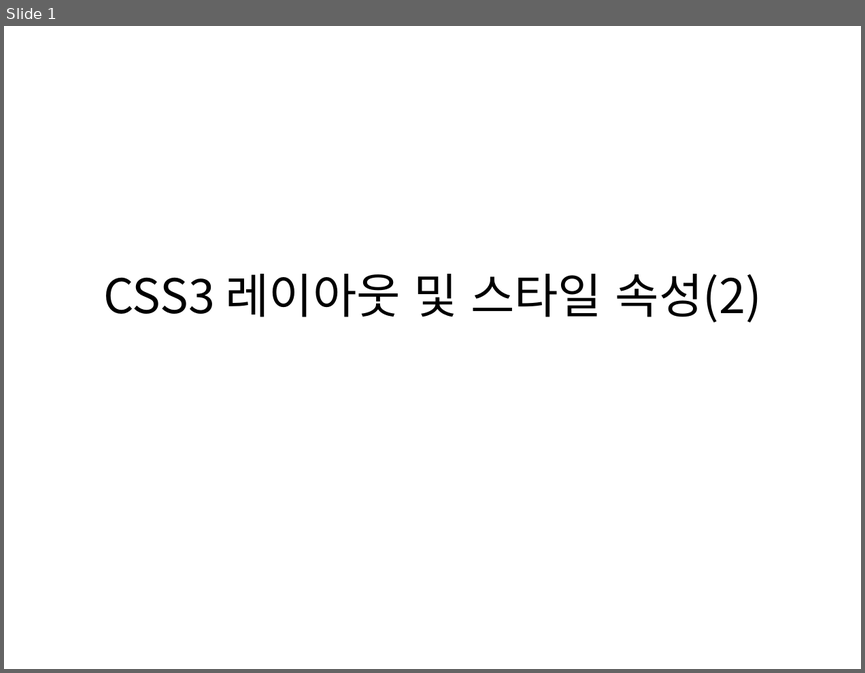
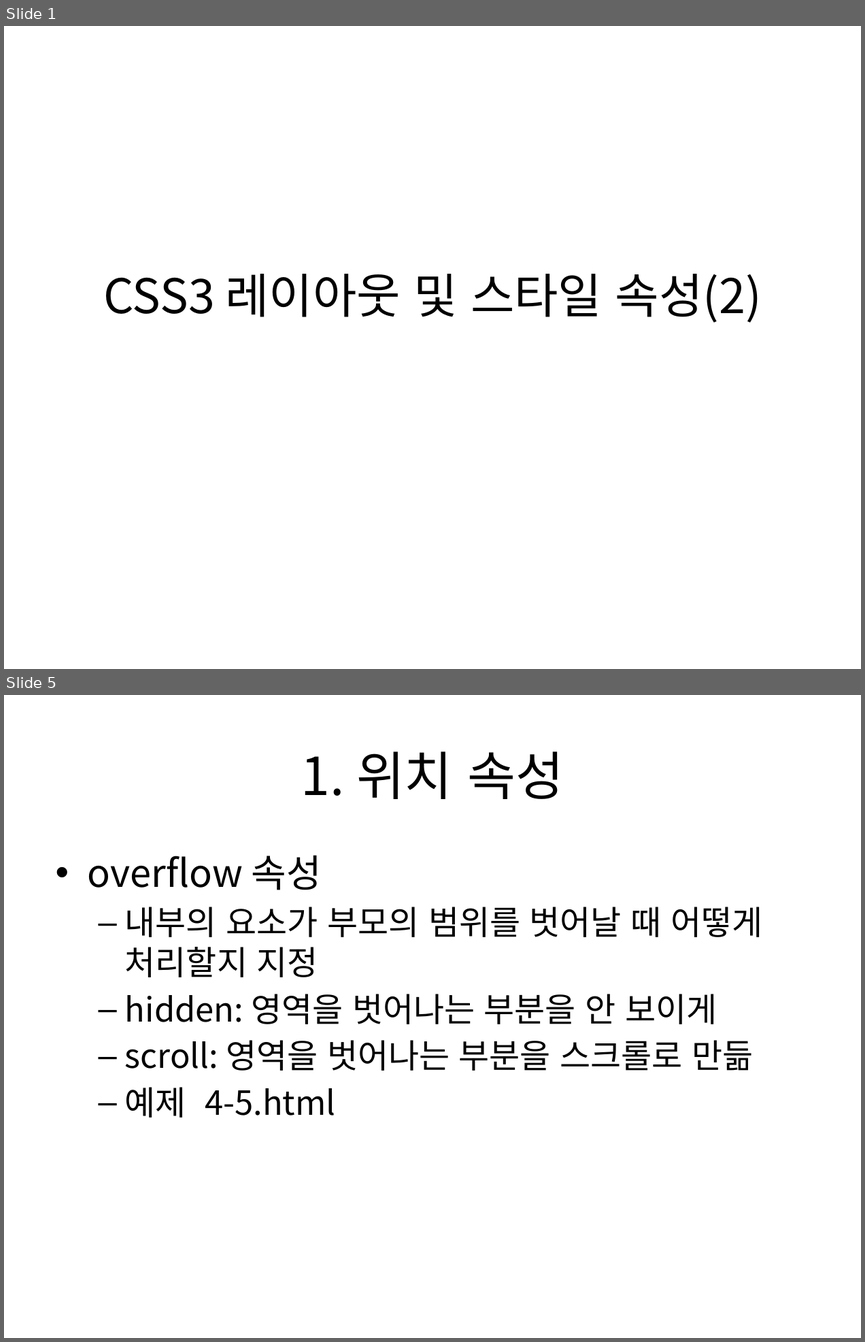
Before and after one commit to kdkcom1234/git2021, a slide deck: 1-html-css/04. CSS3 레이아웃 및 스타일 속성(2).pptx. Shown one above the other, each under a label of ours: slide 1 before the commit, slides 1 and 5 after it; the slides between them are not shown. The pictures are 865x673 and 865x1342 pixels, drawn with LibreOffice and Linux fonts; fonts in the diff are those of the drawing. Boxes give left, top, right and bottom in pixels: in the first picture for what was removed or moved away, otherwise in the second. Text is boxed around its words. In the diff, an @@ line names an element or a change of style, - is before the commit and + after.

```diff
--- a/1-html-css/04. CSS3 레이아웃 및 스타일 속성(2).pptx
+++ b/1-html-css/04. CSS3 레이아웃 및 스타일 속성(2).pptx
@@ slide 5 added at [4, 695, 861, 1338], background #FFFFFF @@
@@ title added at [301, 751, 564, 799], 44 pt, text #000000 @@
+1. 위치 속성
@@ text added at [88, 855, 762, 1117], 28 pt, text #000000 @@
+• overflow 속성
+  – 내부의 요소가 부모의 범위를 벗어날 때 어떻게 처리할지 지정
+  – hidden: 영역을 벗어나는 부분을 안 보이게
+  – scroll: 영역을 벗어나는 부분을 스크롤로 만듦
+  – 예제 4-5.html
```
Also in this commit, not shown: 1 slide changed, 14 other slides added, 1 slide removed, 24 other files.
